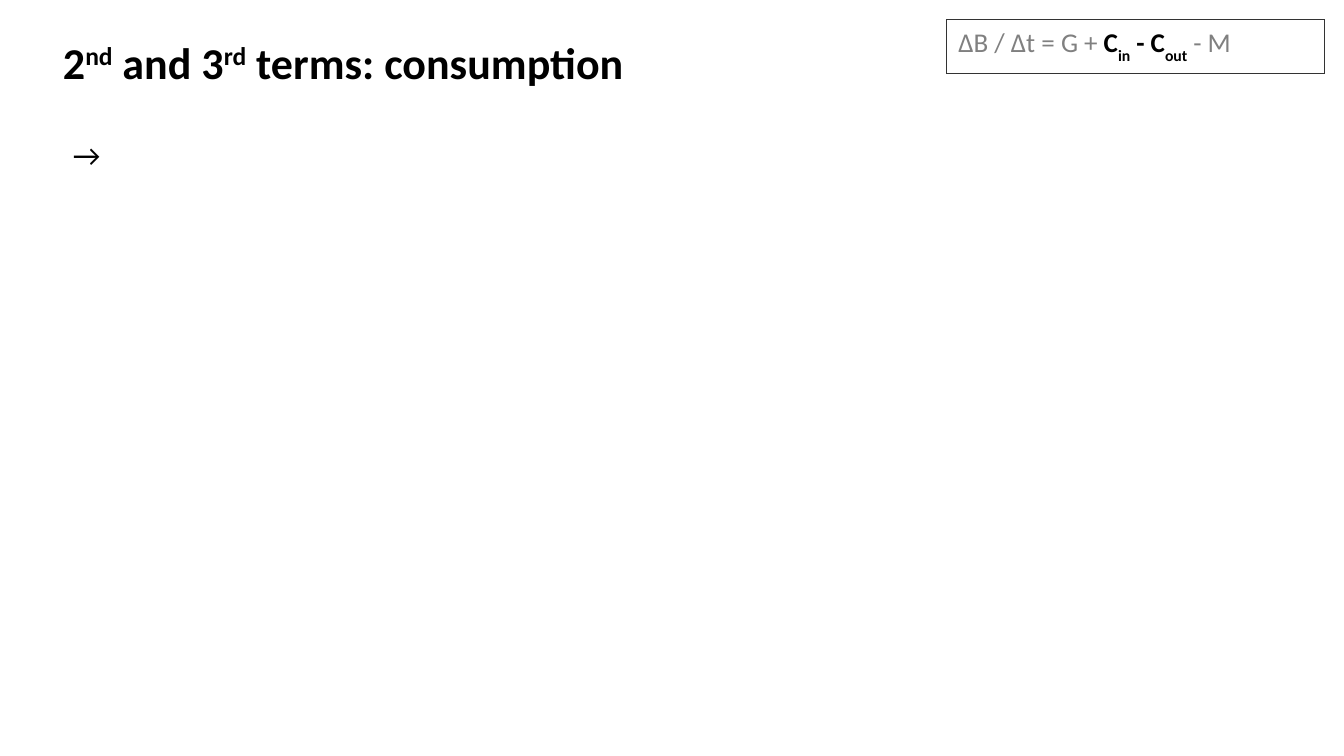
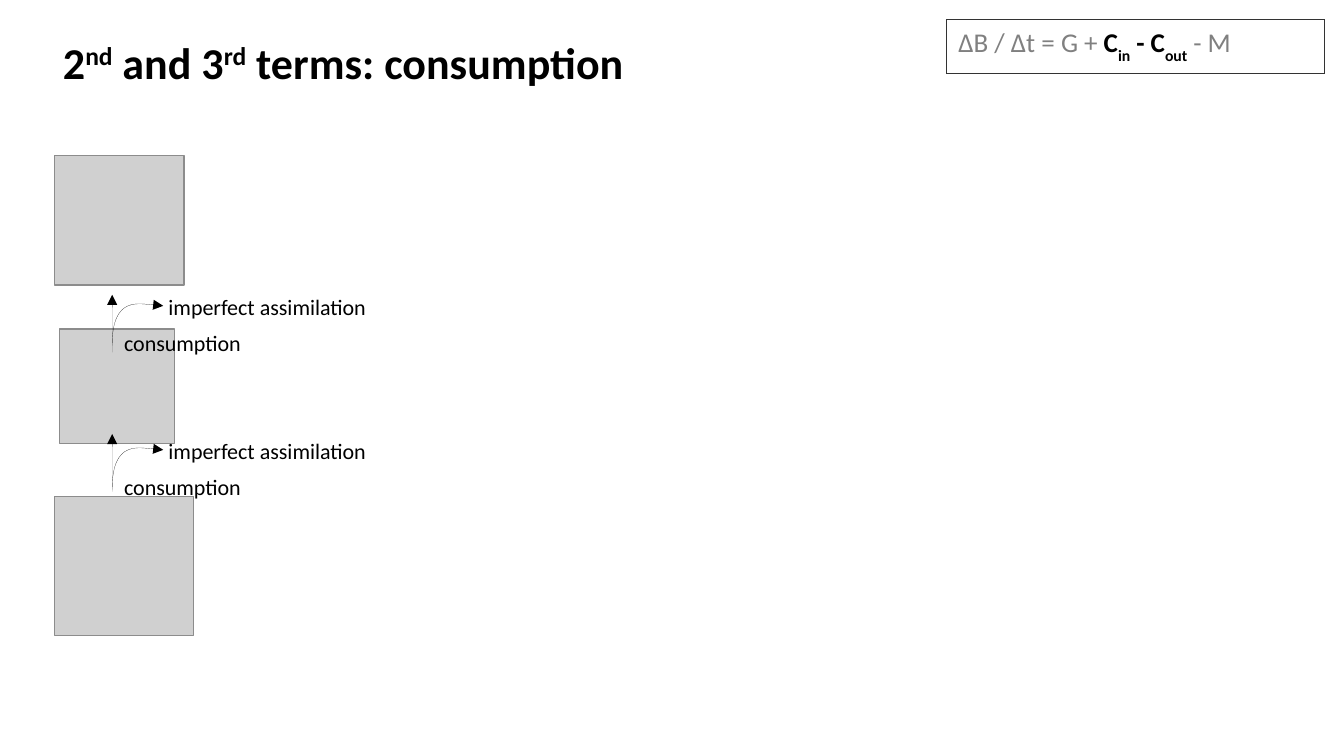
Before and after one commit to evadelmas/FoodwebsBioenergetics, a slide deck: slide 17 of slides.odp (slide 16 before the commit). Drawn at 1344x756 pixels with LibreOffice and Linux fonts; fonts in the diff are those of the drawing; grey boxes stand for pictures. Boxes give left, top, right and bottom in pixels: in the first picture for what was removed or moved away, otherwise in the second. Text is boxed around its words. In the diff, an @@ line names an element or a change of style, - is before the commit and + after.

Commit message:
slides

```diff
--- a/slides.odp
+++ b/slides.odp
@@ text removed at [61, 130, 1293, 256] @@
-→
@@ picture added at [55, 156, 184, 285] @@
@@ arrow added from (112, 352) to (112, 295), #000000 0 pt @@
@@ text added at [168, 299, 366, 319], 13 pt, text #000000 @@
+imperfect assimilation
@@ picture added at [60, 329, 174, 444] @@
@@ freeform shape added at [112, 305, 163, 345], outline #000000 0 pt @@
@@ text added at [124, 333, 241, 358], 13 pt, text #000000 @@
+consumption
@@ arrow added from (112, 491) to (112, 434), #000000 0 pt @@
@@ freeform shape added at [112, 449, 163, 489], outline #000000 0 pt @@
@@ text added at [168, 441, 366, 463], 13 pt, text #000000 @@
+imperfect assimilation
@@ picture added at [55, 496, 194, 635] @@
@@ text added at [124, 480, 241, 502], 13 pt, text #000000 @@
+consumption
```
Also in this commit, not shown: 4 other slides changed, 7 slides added, 1 slide removed.
